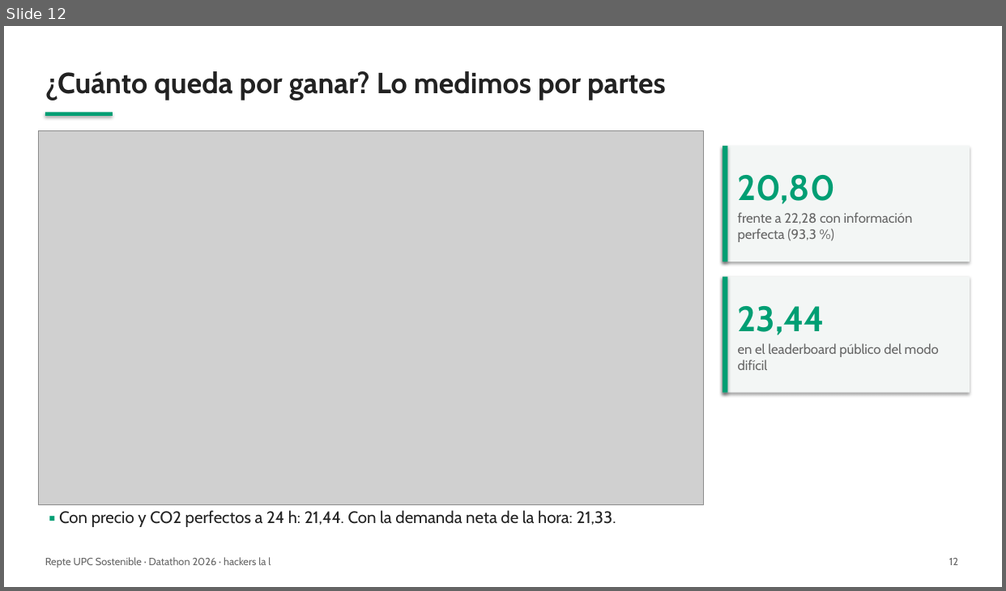
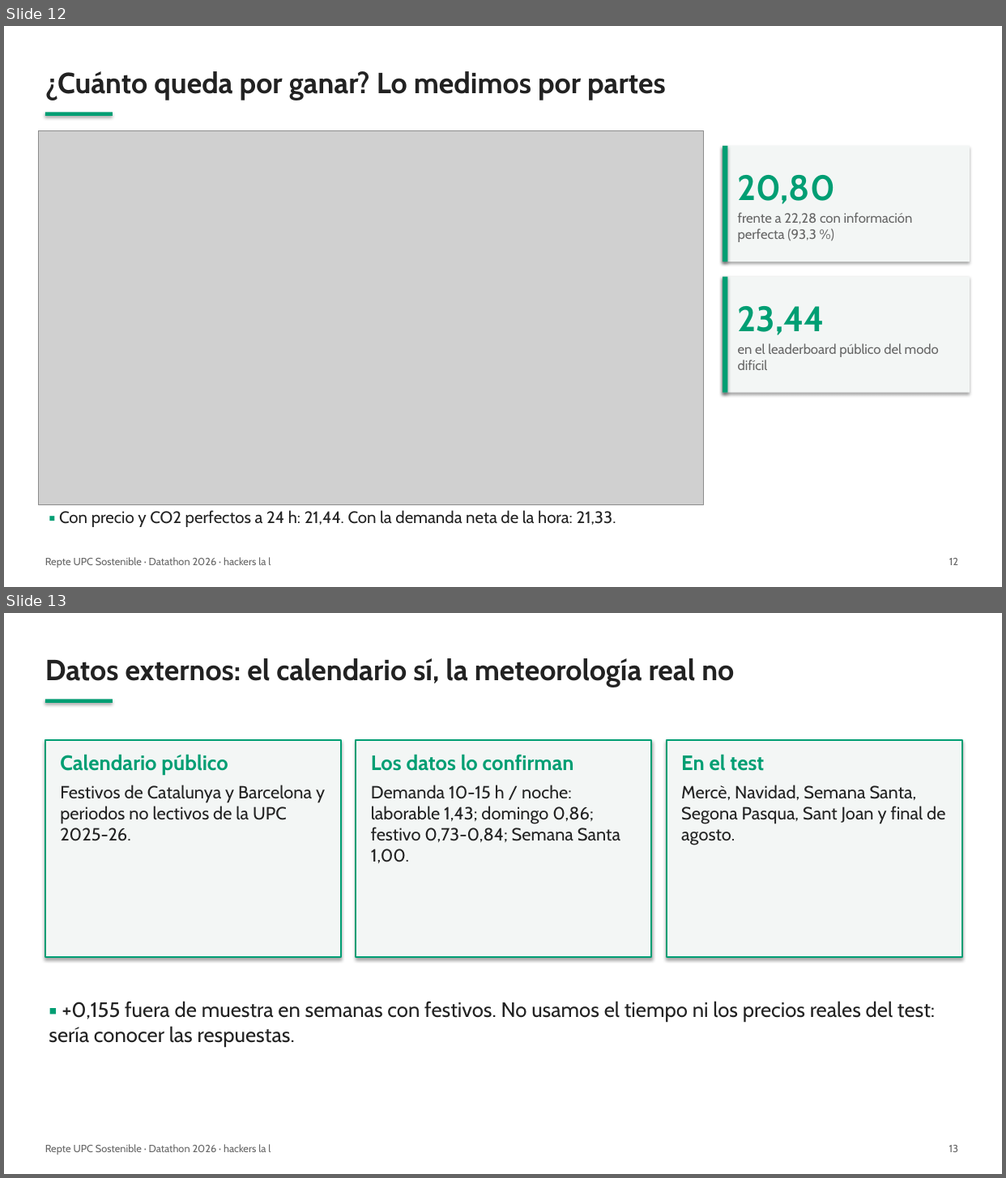
Before and after one commit to barnaredss/datathon2026, a slide deck: slides/presentacion.pptx. Shown one above the other, each under a label of ours: slide 12 before the commit, slides 12 and 13 after it. The pictures are 1006x591 and 1006x1178 pixels, drawn with LibreOffice and Linux fonts; fonts in the diff are those of the drawing; grey boxes stand for pictures. Boxes give left, top, right and bottom in pixels: in the first picture for what was removed or moved away, otherwise in the second. Text is boxed around its words. In the diff, an @@ line names an element or a change of style, - is before the commit and + after.

```diff
--- a/slides/presentacion.pptx
+++ b/slides/presentacion.pptx
@@ slide 13 added at box(4, 613, 1002, 1174), background #FFFFFF @@
@@ text added at box(45, 658, 734, 688), 28 pt, text #222222, bold @@
+Datos externos: el calendario sí, la meteorología real no
@@ rectangle added at box(45, 699, 113, 703), fill #009E73 @@
@@ rectangle added at box(45, 740, 341, 957), fill #F3F6F5, outline #009E73 1.25 pt @@
@@ text added at box(60, 754, 325, 841), 17 pt, text #222222 @@
+Calendario público
+Festivos de Catalunya y Barcelona y periodos no lectivos de la UPC 2025-26.
@@ rectangle added at box(356, 740, 651, 957), fill #F3F6F5, outline #009E73 1.25 pt @@
@@ text added at box(371, 754, 620, 863), 17 pt, text #222222 @@
+Los datos lo confirman
+Demanda 10-15 h / noche: laborable 1,43; domingo 0,86; festivo 0,73-0,84; Semana Santa 1,00.
@@ rectangle added at box(667, 740, 962, 957), fill #F3F6F5, outline #009E73 1.25 pt @@
@@ text added at box(681, 754, 945, 845), 17 pt, text #222222 @@
+En el test
+Mercè, Navidad, Semana Santa, Segona Pasqua, Sant Joan y final de agosto.
@@ text added at box(49, 1001, 935, 1047), 20 pt, text #222222 @@
+▪ +0,155 fuera de muestra en semanas con festivos. No usamos el tiempo ni los precios reales del test: sería conocer las respuestas.
@@ text added at box(45, 1144, 270, 1155), 10 pt, text #666666 @@
+Repte UPC Sostenible · Datathon 2026 · hackers la l
@@ text added at box(949, 1145, 959, 1152), 10 pt, text #666666 @@
+13
```
Also in this commit, not shown: 11 slides changed, 1 other slide added, 10 other files.
